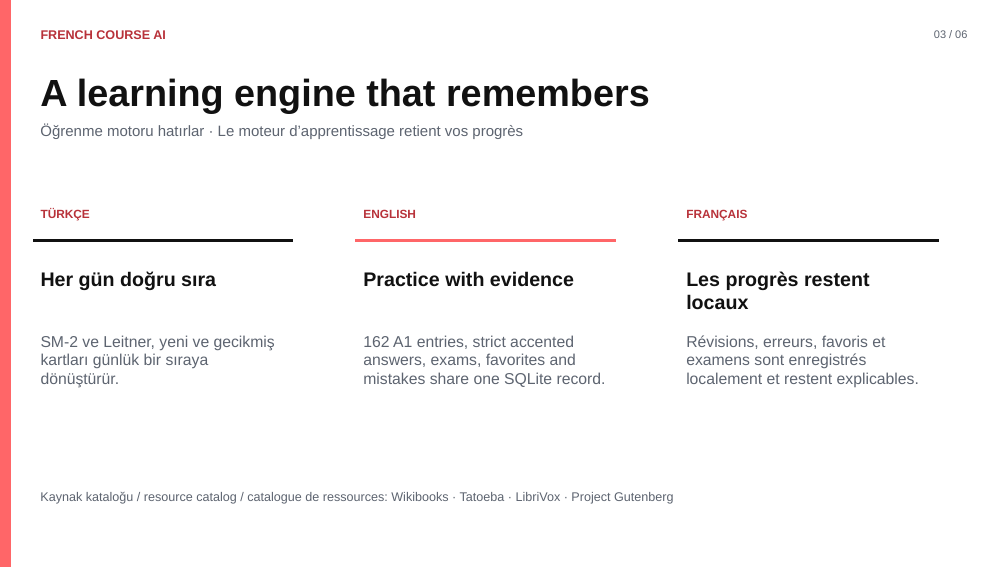
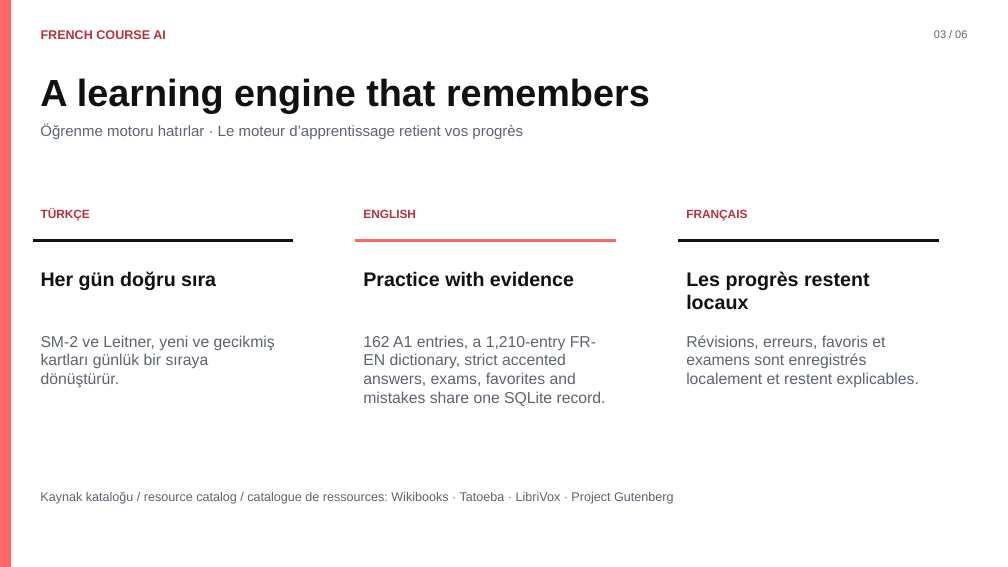
Before and after one commit to Azizsekerdil/FrenchCourseAI, a slide deck: slide 3 of docs/presentation/French-Course-AI-Trilingual.pptx. Drawn at 1008x567 pixels with LibreOffice and Linux fonts; fonts in the diff are those of the drawing. Boxes give left, top, right and bottom in pixels: in the first picture for what was removed or moved away, otherwise in the second. Text is boxed around its words. In the diff, an @@ line names an element or a change of style, - is before the commit and + after.

```diff
--- a/docs/presentation/French-Course-AI-Trilingual.pptx
+++ b/docs/presentation/French-Course-AI-Trilingual.pptx
@@ text at (363, 335, 606, 406): text changed @@
-162 A1 entries, strict accented answers, exams, favorites and mistakes share one SQLite record.
+162 A1 entries, a 1,210-entry FR-EN dictionary, strict accented answers, exams, favorites and mistakes share one SQLite record.
```
Also in this commit, not shown: 3 other slides changed, 13 other files.
